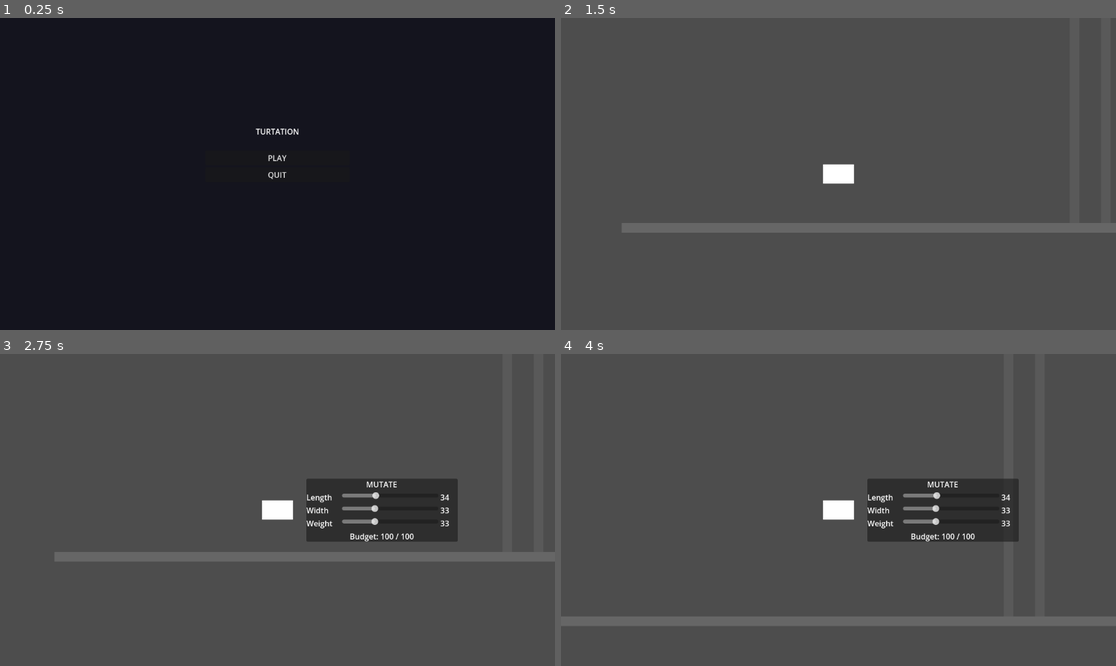
Above: before the commit, frames 1-4 (two rows, left to right).
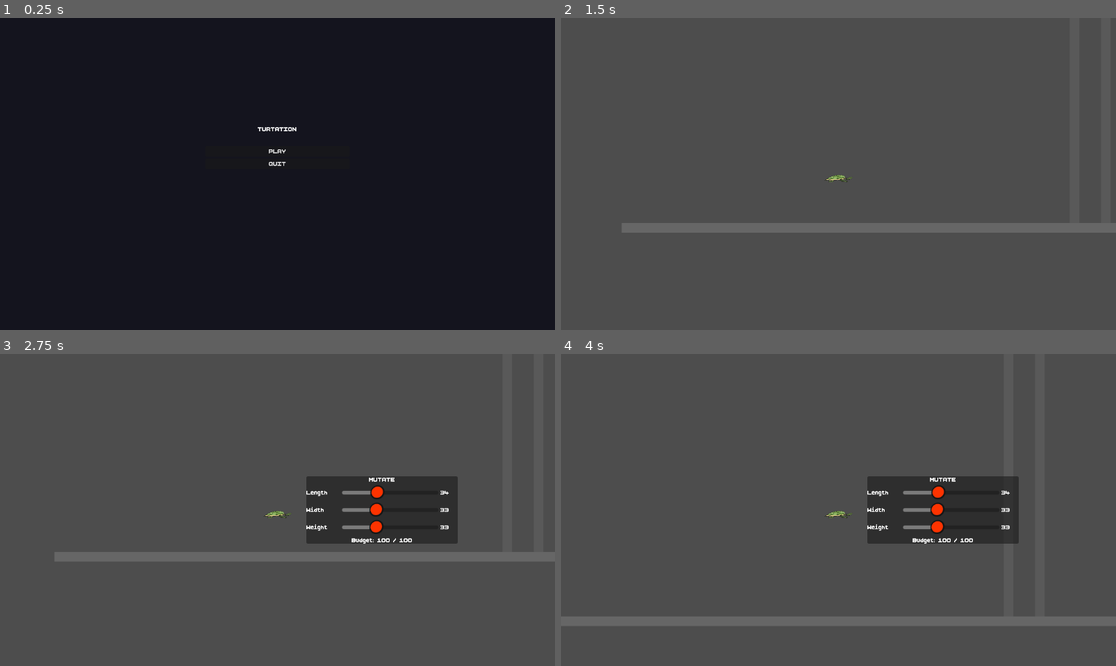
Above: after the commit, the same moments.

Repository: escpad/mutaturtle
Game: Godot game, scene res://scenes/main_menu.tscn
The game is run twice, just before and just after one commit, with the same random seed, the same clock (stepped at 60 frames per second) and the same inputs.
Inputs:
- Up to frame 1 (0.25 s): no input
- Up to frame 2 (1.5 s): click "PLAY" at 0.5 s; click "Level 1 — The Squeeze" at 1.25 s
- Up to frame 3 (2.75 s): tap Enter (ui_accept) at 2, 2.27 s; hold Right (ui_right) from 2.03 s (still down); tap E at 2.1 s
- Up to frame 4 (4 s): tap Enter (ui_accept) at 2.75, 3.02 s; tap E at 2.85, 3.6 s; release Right (ui_right) at 3.53 s; hold Left (ui_left) from 3.53 s (still down)

The runs differ from the first frame. In frame 1, 0.3% of the frame differs, in the area x 46-54%, y 34-52%; in frame 2, 0.4%; in frame 3, 1.8%, in the area x 47-83%, y 39-61%; in frame 4, 1.8%.

Commit message:
added: basic sprites

Diff:
--- a/project.godot
+++ b/project.godot
@@ -12,12 +12,17 @@
 
 config/name="Turtation"
 run/main_scene="res://scenes/main_menu.tscn"
-config/features=PackedStringArray("4.6", "Forward Plus")
+config/features=PackedStringArray("4.7", "Forward Plus")
 config/icon="res://icon.svg"
 
 [autoload]
 
 GameManager="*res://scripts/game_manager.gd"
+
+[gui]
+
+theme/custom_font="res://assets/BoldPixels.ttf"
+theme/custom_font_size=16
 
 [physics]
 
--- a/scenes/turtle.gd
+++ b/scenes/turtle.gd
@@ -12,8 +12,12 @@
 var _gravity  := 980.0
 var _jump     := JUMP_BASE
 
-@onready var _col      : CollisionShape2D = $CollisionShape2D
-@onready var _colorect : ColorRect        = $ColorRect
+var _tex_normal := preload("res://assets/turtle.png")      as Texture2D
+var _tex_long   := preload("res://assets/long-turtle.png") as Texture2D
+var _tex_tall   := preload("res://assets/tall-turtle.png") as Texture2D
+
+@onready var _col    : CollisionShape2D = $CollisionShape2D
+@onready var _sprite : Sprite2D         = $Sprite2D
 
 func _ready() -> void:
 	process_mode = Node.PROCESS_MODE_PAUSABLE
@@ -30,13 +34,19 @@
 	body_size.y = lerp(20.0,  80.0, width_val  / 100.0)
 	_gravity    = GRAVITY_BASE * lerp(0.3, 3.0, weight_val / 100.0)
 	_jump       = JUMP_BASE    * lerp(2.0, 0.5, weight_val / 100.0)
+	_col.shape.size = body_size
+	_update_sprite()
 
-	_col.shape.size = body_size
-
-	_colorect.offset_left   = -body_size.x / 2.0
-	_colorect.offset_top    = -body_size.y / 2.0
-	_colorect.offset_right  =  body_size.x / 2.0
-	_colorect.offset_bottom =  body_size.y / 2.0
+func _update_sprite() -> void:
+	var tex: Texture2D
+	if length_val > 50.0:
+		tex = _tex_long
+	elif width_val > 50.0:
+		tex = _tex_tall
+	else:
+		tex = _tex_normal
+	_sprite.texture = tex
+	_sprite.scale   = body_size / Vector2(tex.get_width(), tex.get_height())
 
 func _physics_process(delta: float) -> void:
 	if not is_on_floor():
--- a/scenes/turtle.tscn
+++ b/scenes/turtle.tscn
@@ -10,10 +10,6 @@
 [node name="CollisionShape2D" type="CollisionShape2D" parent="." unique_id=1280773547]
 shape = SubResource("RectangleShape2D_ry61x")
 
-[node name="ColorRect" type="ColorRect" parent="." unique_id=1660499098]
-offset_left = -10.0
-offset_top = -10.0
-offset_right = 10.0
-offset_bottom = 10.0
+[node name="Sprite2D" type="Sprite2D" parent="."]
 
 [node name="Camera2D" type="Camera2D" parent="."]
--- a/scripts/mutate_menu.gd
+++ b/scripts/mutate_menu.gd
@@ -18,6 +18,13 @@
 	width_slider.value  = 33.0
 	weight_slider.value = 33.0
 	_update_labels()
+
+	var img := (load("res://assets/handle.png") as Texture2D).get_image()
+	img.resize(32, 32, Image.INTERPOLATE_LANCZOS)
+	var grabber := ImageTexture.create_from_image(img)
+	for slider in [length_slider, width_slider, weight_slider]:
+		slider.add_theme_icon_override("grabber",           grabber)
+		slider.add_theme_icon_override("grabber_highlight", grabber)
 
 	length_slider.value_changed.connect(_on_length_changed)
 	width_slider.value_changed.connect(_on_width_changed)
Binary file added: assets/BoldPixels.ttf
Not shown, added: assets/BoldPixels.ttf.import
Binary file added: assets/handle.png
Not shown, added: assets/handle.png.import
Binary file added: assets/long-turtle.png
Not shown, added: assets/long-turtle.png.import
Binary file added: assets/tall-turtle.png
Not shown, added: assets/tall-turtle.png.import
Binary file added: assets/turtle.png
Not shown, added: assets/turtle.png.import
